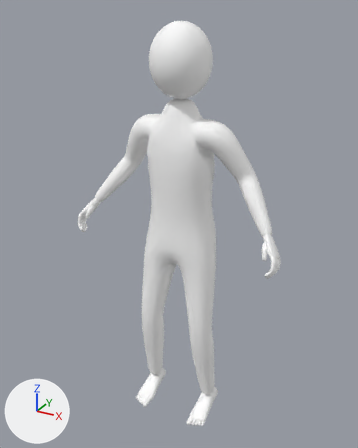
Two versions of the glTF model apps/web/public/models/fighter.v1.glb, one commit apart.
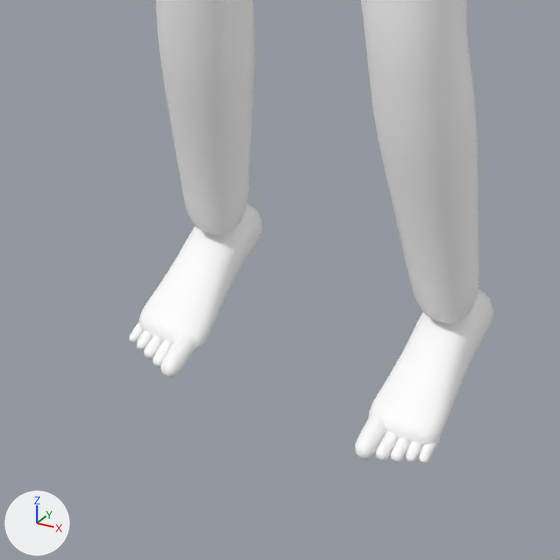
Each version is shown whole from a camera (50 mm lens) standing at (0.94, -1.725, 1.839) and looking at (-0.015, 0.011, 0.971), then close up on the part from 30% to 65% of the width and 72% to 100% of the height. The lights are fixed; the arrows at lower left show +X, +Y and +Z. The last two pictures show the newer version.

In view in the first close-up: 'fighter_body'.
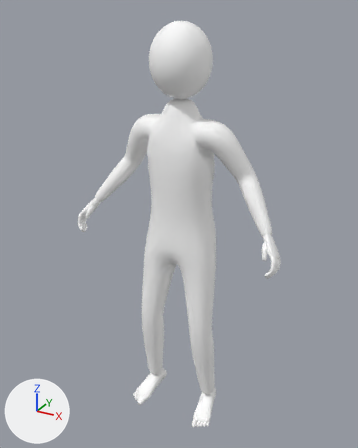
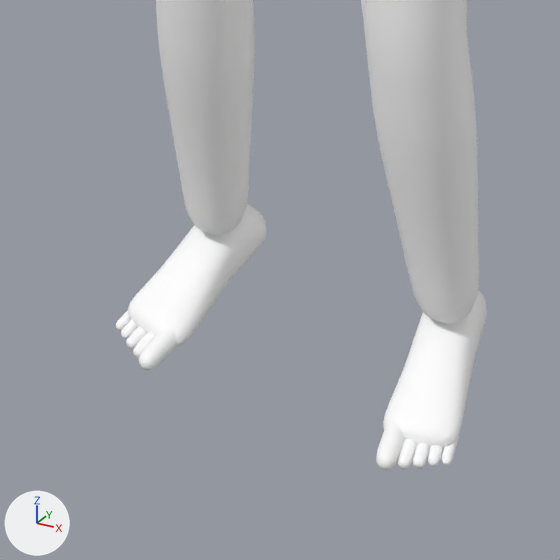
The change, as a diff of the scene's bpy script:
```diff
--- a/apps/web/public/models/fighter.v1.glb.py
+++ b/apps/web/public/models/fighter.v1.glb.py
@@ me_fighter_body_001 @@
 me_fighter_body_001.from_pydata(...)  # 15204 vertices, 30304 faces; spans x -0.47..0.47, y -0.15..0.13, z 0.02..1.79
 # used by ob_fighter_body; location = (0.0, 0.0, 0.0)
+# me_fighter_body_001 part 1: the loose piece of 1058 vertices spanning x 0.11..0.19, y -0.12..0.08, z 0.02..0.12 is multiplied about its middle by the matrix ((0.985, -0.169, -0.024), (0.169, 0.986, 0.007), (0.022, -0.011, 1.0)), then moved by (0.01, 0.0, 0.0)
+# me_fighter_body_001 part 2: the loose piece of 226 vertices spanning x 0.11..0.14, y -0.15..-0.09, z 0.02..0.05 is moved by (0.02, 0.0, 0.0)
+# me_fighter_body_001 part 3: the loose piece of 354 vertices spanning x 0.13..0.15, y -0.14..-0.09, z 0.02..0.04 is moved by (0.02, 0.0, 0.0)
+# me_fighter_body_001 part 4: the loose piece of 354 vertices spanning x 0.15..0.16, y -0.14..-0.09, z 0.02..0.04 is moved by (0.02, 0.0, 0.0)
+# me_fighter_body_001 part 5: the loose piece of 290 vertices spanning x 0.16..0.18, y -0.13..-0.09, z 0.02..0.04 is moved by (0.02, 0.0, 0.0)
+# me_fighter_body_001 part 6: the loose piece of 290 vertices spanning x 0.18..0.19, y -0.13..-0.09, z 0.02..0.04 is moved by (0.02, 0.01, 0.0)
+# me_fighter_body_001 part 7: the loose piece of 1058 vertices spanning x -0.19..-0.11, y -0.12..0.08, z 0.02..0.12 is multiplied about its middle by the matrix ((0.985, 0.169, 0.024), (-0.169, 0.986, 0.007), (-0.022, -0.011, 1.0)), then moved by (-0.01, 0.0, 0.0)
+# me_fighter_body_001 part 8: the loose piece of 226 vertices spanning x -0.14..-0.11, y -0.15..-0.09, z 0.02..0.05 is moved by (-0.02, 0.0, 0.0)
+# me_fighter_body_001 part 9: the loose piece of 354 vertices spanning x -0.15..-0.13, y -0.14..-0.09, z 0.02..0.04 is moved by (-0.02, 0.0, 0.0)
+# me_fighter_body_001 part 10: the loose piece of 354 vertices spanning x -0.16..-0.15, y -0.14..-0.09, z 0.02..0.04 is moved by (-0.02, 0.0, 0.0)
+# me_fighter_body_001 part 11: the loose piece of 290 vertices spanning x -0.18..-0.16, y -0.13..-0.09, z 0.02..0.04 is moved by (-0.02, 0.0, 0.0)
+# me_fighter_body_001 part 12: the loose piece of 290 vertices spanning x -0.19..-0.18, y -0.13..-0.09, z 0.02..0.04 is moved by (-0.02, 0.01, 0.0)
 me_fighter_body_001.materials.append(mat_fighter_skin)
```

Pixel boxes (x1, y1, x2, y2) of what changed, in the close-ups (560 x 560 px; the box of a moved part takes in the faces that stretch with it):
'fighter_body', reshaped: before (129, 0, 493, 464); after (116, 0, 487, 470)
part 1 of me_fighter_body_001, moved or reshaped: before (368, 290, 493, 445); after (383, 291, 487, 449)
part 2 of me_fighter_body_001, moved or reshaped: before (355, 412, 386, 460); after (376, 421, 404, 470)
part 3 of me_fighter_body_001, moved or reshaped: before (375, 432, 397, 461); after (397, 439, 417, 469)
part 4 of me_fighter_body_001, moved or reshaped: before (391, 438, 410, 463); after (413, 443, 430, 469)
part 5 of me_fighter_body_001, moved or reshaped: before (406, 442, 423, 463); after (428, 445, 443, 467)
part 6 of me_fighter_body_001, moved or reshaped: before (419, 436, 440, 464); after (442, 436, 459, 466)
part 7 of me_fighter_body_001, moved or reshaped: before (139, 204, 262, 350); after (128, 204, 267, 347)
part 8 of me_fighter_body_001, moved or reshaped: before (161, 335, 195, 378); after (139, 330, 176, 370)
part 9 of me_fighter_body_001, moved or reshaped: before (152, 340, 173, 368); after (133, 332, 155, 358)
part 10 of me_fighter_body_001, moved or reshaped: before (144, 336, 162, 359); after (126, 326, 146, 349)
part 11 of me_fighter_body_001, moved or reshaped: before (136, 330, 152, 350); after (121, 320, 137, 339)
part 12 of me_fighter_body_001, moved or reshaped: before (129, 322, 144, 343); after (116, 310, 131, 331)
